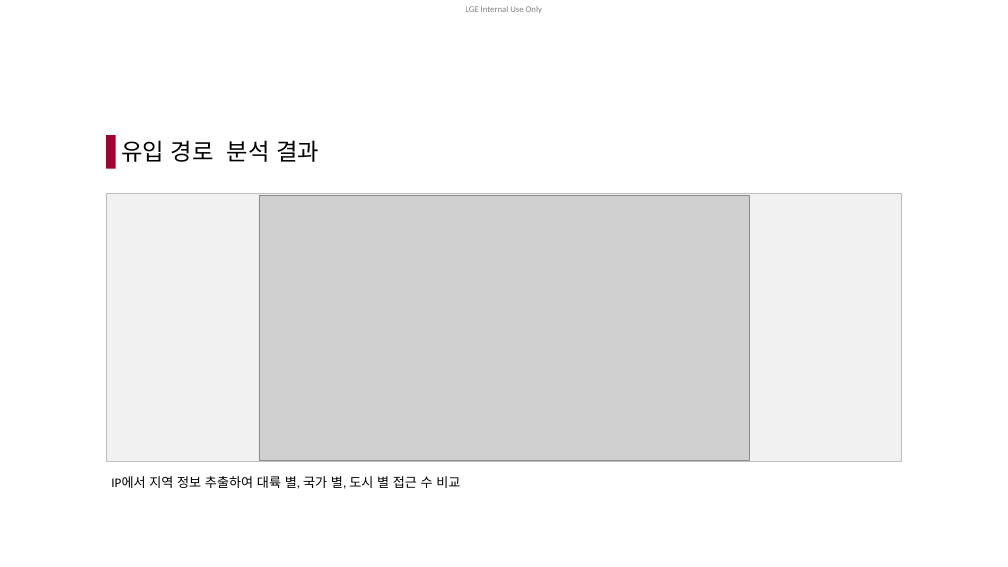
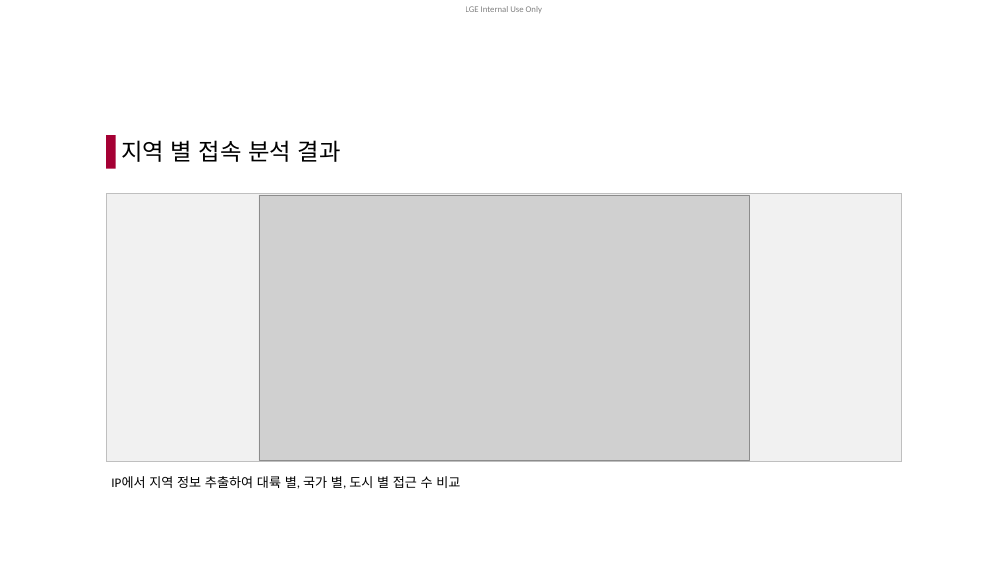
Before and after one commit to m3j2shy/Lovi_Dash, a slide deck: slide 8 of report/LG_부트캠프_09기_B반_결과보고서(3팀).pptx. Drawn at 1008x567 pixels with LibreOffice and Linux fonts; fonts in the diff are those of the drawing; grey boxes stand for pictures; background and template pictures are left out. Boxes give left, top, right and bottom in pixels: in the first picture for what was removed or moved away, otherwise in the second. Text is boxed around its words. In the diff, an @@ line names an element or a change of style, - is before the commit and + after.

Commit message:
오탈자 수정

```diff
--- a/report/LG_부트캠프_09기_B반_결과보고서(3팀).pptx
+++ b/report/LG_부트캠프_09기_B반_결과보고서(3팀).pptx
@@ text at [121, 140, 341, 162]: text changed @@
-유입 경로 분석 결과
+지역 별 접속 분석 결과
```
